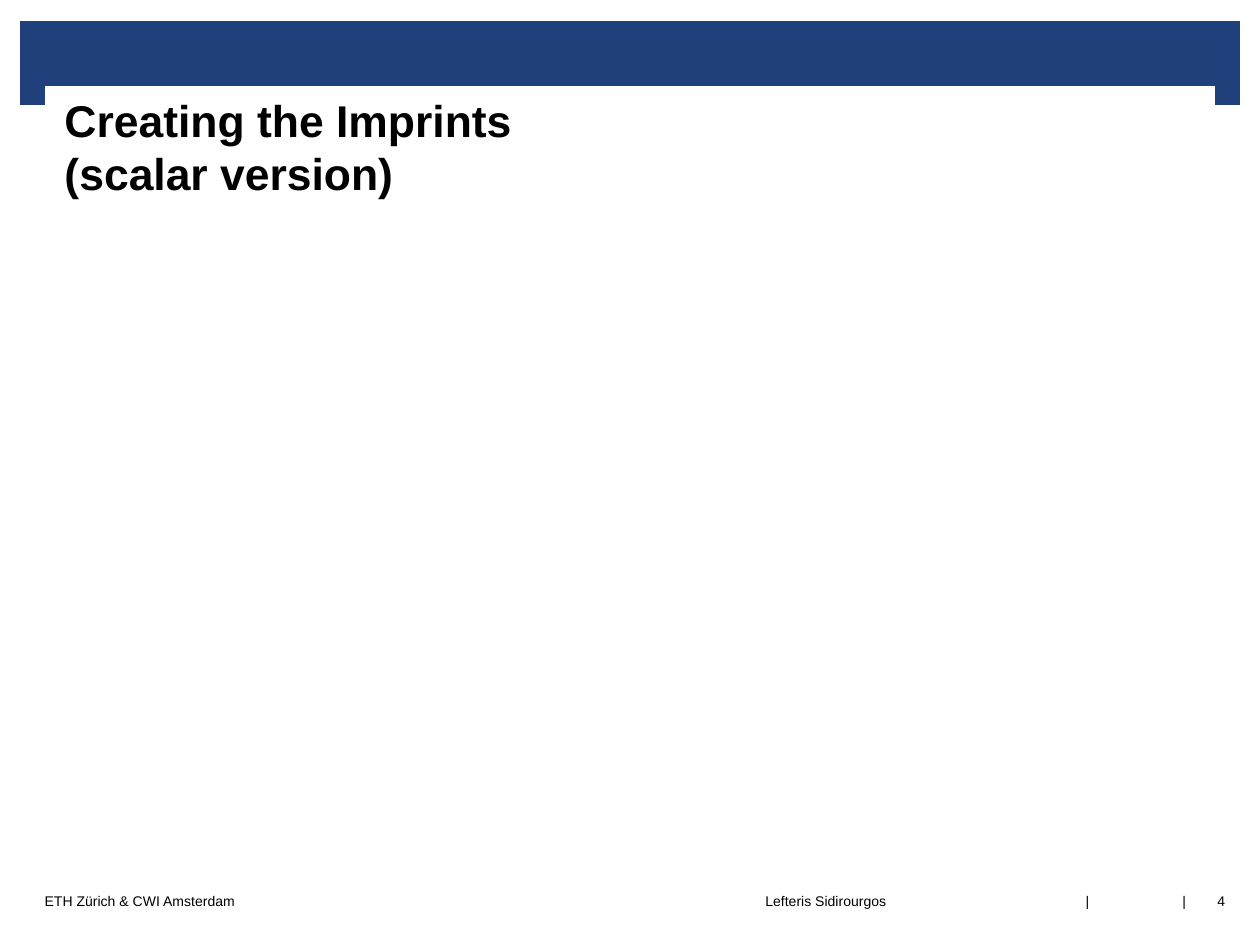
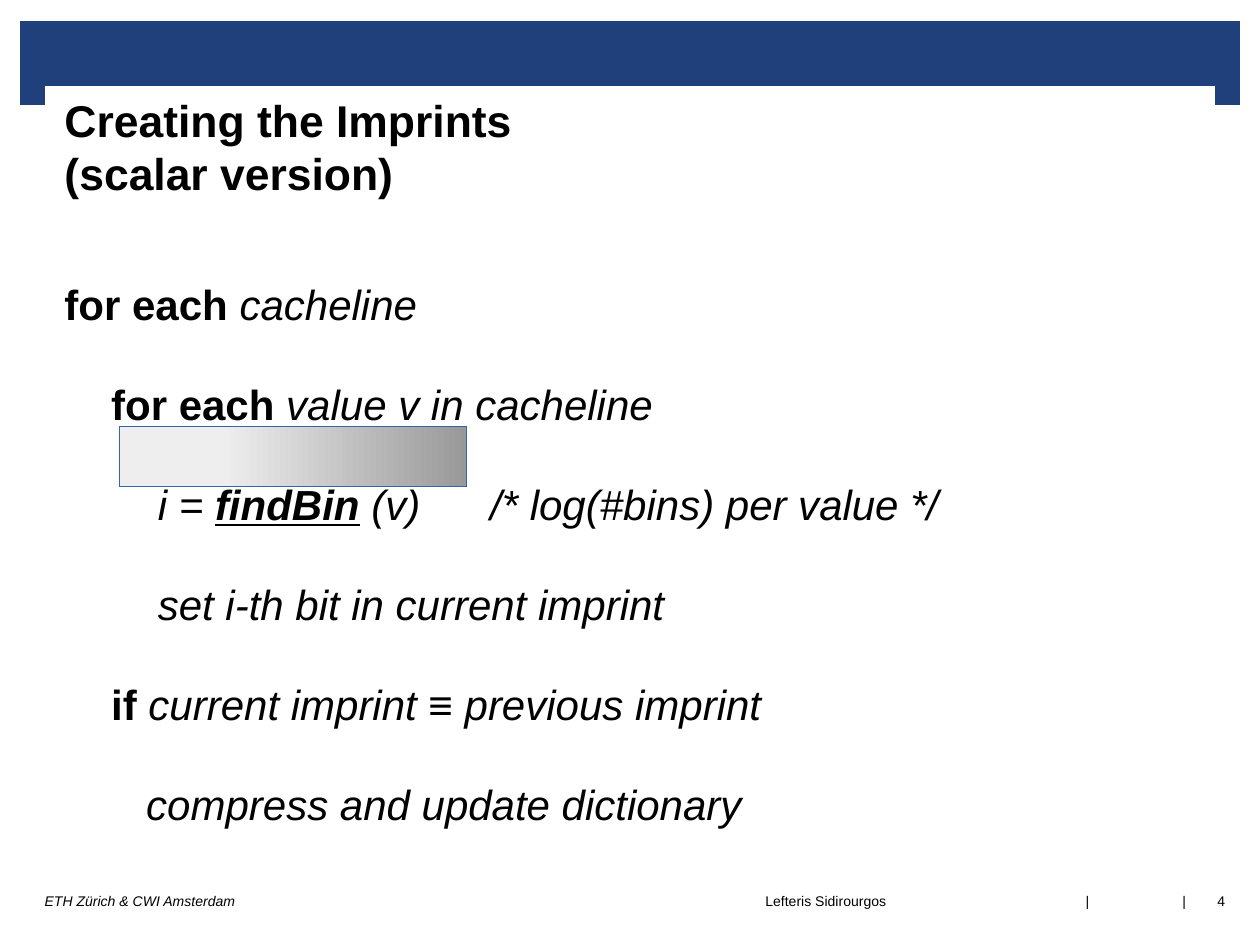
Before and after one commit to lsidir/imprints, a slide deck: slide 4 of DaMoN-paper/presentation/damon17.odp. Drawn at 1260x945 pixels with LibreOffice and Linux fonts; fonts in the diff are those of the drawing; background and template pictures are left out. Boxes give left, top, right and bottom in pixels: in the first picture for what was removed or moved away, otherwise in the second. Text is boxed around its words. In the diff, an @@ line names an element or a change of style, - is before the commit and + after.

```diff
--- a/DaMoN-paper/presentation/damon17.odp
+++ b/DaMoN-paper/presentation/damon17.odp
@@ text added at <box>64,289,898,828</box>, 24 pt, text #000000, italic @@
+for each cacheline
+for each value v in cacheline
+i = findBin (v) /* log(#bins) per value */
+set i-th bit in current imprint
+if current imprint ≡ previous imprint
+compress and update dictionary
@@ rectangle added at <box>118,427,466,486</box>, fill gradient #EEEEEE to #999999, outline #3465A4 0 pt @@
@@ text "ETH Zürich & CWI Amsterdam" at <box>45,896,235,906</box>: italic on @@
```
Also in this commit, not shown: 14 other slides changed, 1 slide added.
